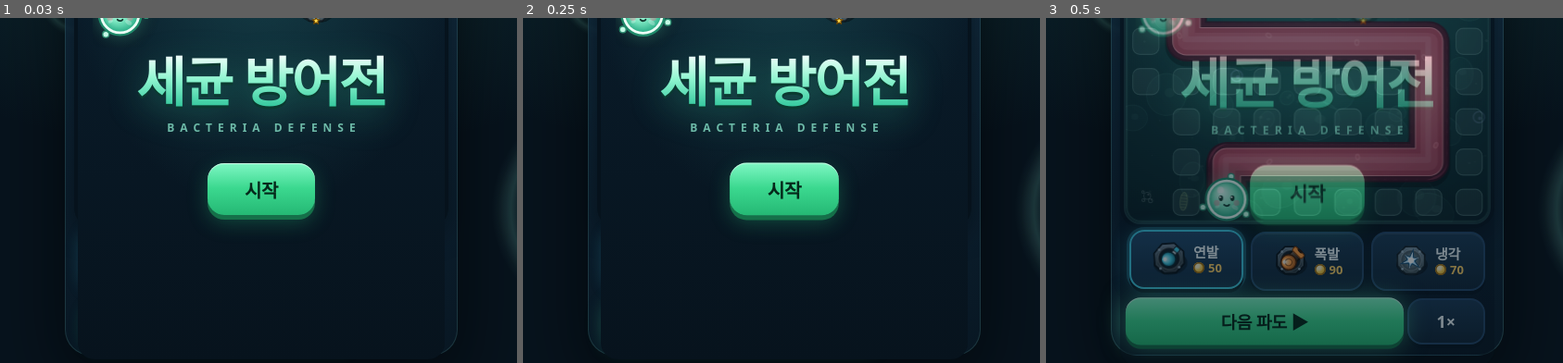
Above: before the commit, frames 1-3 (left to right).
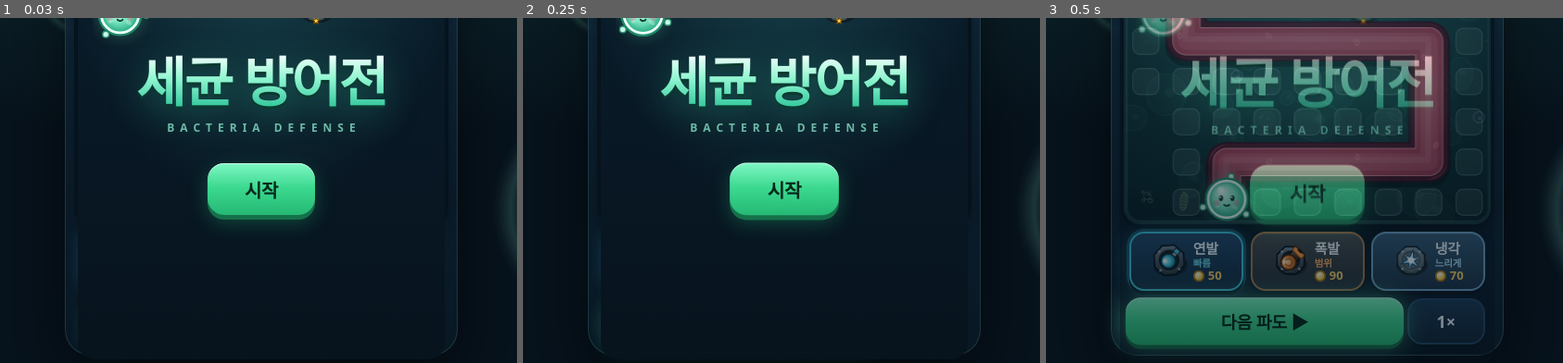
Above: after the commit, the same moments.

Repository: kwakseok812-spec/towerdefense
Game: browser game, page index.html
Two runs of this game, one before a commit and one after it. Both use one fixed random seed, a clock stepped at 60 frames per second and the inputs below.
Inputs:
- Up to frame 1 (0.03 s): no input
- Up to frame 2 (0.25 s): no input
- Up to frame 3 (0.5 s): click "시작" at 0.27 s
The pictures show only the part of the screen within x 25-75%, y 49-99%; the shares and areas given below are measured in that part.

Frames 1-2 are identical in both runs. In frame 3, 2.5% of the frame differs, in the area x 16-85%, y 60-80%.

Commit message:
Tower defense: make all three tower buttons read as available (type colors, one-word tags, intro bounce)
Co-Authored-By: Claude Fable 5.2 <noreply@anthropic.com>

Diff:
--- a/index.html
+++ b/index.html
@@ -77,8 +77,11 @@
   box-shadow:0 4px 0 #071420,0 0 0 3px color-mix(in srgb,var(--tc) 28%,transparent),0 0 18px color-mix(in srgb,var(--tc) 35%,transparent);transform:translateY(-2px)}
 .tw.on canvas{transform:scale(1.08) rotate(-4deg)}
 .tw.on:active{transform:translateY(2px)}
-.tw.poor{opacity:.55}
+.tw:not(.on){border-color:color-mix(in srgb,var(--tc) 62%,#24476a);background:linear-gradient(180deg,color-mix(in srgb,var(--tc) 20%,#1b3a54),color-mix(in srgb,var(--tc) 8%,#112538))}
+.tw .ds{font-size:10.5px;font-weight:800;color:color-mix(in srgb,var(--tc) 80%,#fff);letter-spacing:-.2px;line-height:1;white-space:nowrap}
 .tw.poor .co{color:#ff9a9a}
+.tw.hello{animation:hello .5s cubic-bezier(.3,1.6,.5,1) both}
+@keyframes hello{0%{transform:translateY(0)}40%{transform:translateY(-9px) scale(1.06)}100%{transform:translateY(0)}}
 .coin{display:inline-block;width:12px;height:12px;border-radius:50%;flex:none;
   background:radial-gradient(circle at 35% 32%,#fff6cf 0 18%,#ffd34d 45%,#c98a12 100%);box-shadow:inset 0 0 0 1.5px #9a650a}
 
@@ -159,6 +162,7 @@
   #start.hide{opacity:0}
   .chip.bad,.chip.hit{animation:none}
   .tw.on canvas{transform:none}
+  .tw.hello{animation:none}
 }
 </style>
 </head>
@@ -183,9 +187,9 @@
   <div id="ov"><div class="box"><canvas id="ovArt"></canvas><h1 id="ovT">승리</h1><p id="ovP"></p><button id="again" class="bigbtn">다시 하기</button></div></div>
   <div id="foot">
    <div id="row1">
-    <button class="tw on" data-t="bolt" style="--tc:#3ec6e0"><canvas class="ic"></canvas><span class="tx"><span class="nm">연발</span><span class="co"><i class="coin"></i>50</span></span></button>
-    <button class="tw" data-t="blast" style="--tc:#ff9a3c"><canvas class="ic"></canvas><span class="tx"><span class="nm">폭발</span><span class="co"><i class="coin"></i>90</span></span></button>
-    <button class="tw" data-t="frost" style="--tc:#9ad8ff"><canvas class="ic"></canvas><span class="tx"><span class="nm">냉각</span><span class="co"><i class="coin"></i>70</span></span></button>
+    <button class="tw on" data-t="bolt" style="--tc:#3ec6e0"><canvas class="ic"></canvas><span class="tx"><span class="nm">연발</span><span class="ds">빠름</span><span class="co"><i class="coin"></i>50</span></span></button>
+    <button class="tw" data-t="blast" style="--tc:#ff9a3c"><canvas class="ic"></canvas><span class="tx"><span class="nm">폭발</span><span class="ds">범위</span><span class="co"><i class="coin"></i>90</span></span></button>
+    <button class="tw" data-t="frost" style="--tc:#9ad8ff"><canvas class="ic"></canvas><span class="tx"><span class="nm">냉각</span><span class="ds">느리게</span><span class="co"><i class="coin"></i>70</span></span></button>
    </div>
    <div id="panel">
     <button class="pb up" id="bUp"><canvas id="bUpI"></canvas><span class="tx"><span id="bUpT">강화</span><small class="dl" id="bUpD"></small><small id="bUpC"><i class="coin"></i><span id="bUpCN"></span></small></span></button>
@@ -434,7 +438,8 @@
 $('spd').addEventListener('click',()=>{G.speed=G.speed>=3?1:G.speed+1;syncSpd();});
 function syncSpd(){$('spd').textContent=G.speed+'×';$('spd').classList.toggle('fast',G.speed>=2);$('spd').classList.toggle('fast3',G.speed===3);}
 $('again').addEventListener('click',()=>{const sp=G.speed;newGame();G.speed=sp;syncSpd();});
-function hideStart(){ if(!ui.startShown)return; ui.startShown=false; const s=$('start'); s.classList.add('hide'); setTimeout(()=>{s.style.display='none';},REDUCE?0:340); }
+function hideStart(){ if(!ui.startShown)return; ui.startShown=false;
+  if(!REDUCE)document.querySelectorAll('.tw').forEach((b,i)=>{b.style.animationDelay=(.25+i*.13)+'s';b.classList.add('hello');setTimeout(()=>{b.classList.remove('hello');b.style.animationDelay='';},1300);}); const s=$('start'); s.classList.add('hide'); setTimeout(()=>{s.style.display='none';},REDUCE?0:340); }
 $('startBtn').addEventListener('click',hideStart);
 window.addEventListener('keydown',e=>{if(e.code==='Space'){e.preventDefault(); if(ui.startShown){hideStart();return;} startWave();}});
 
